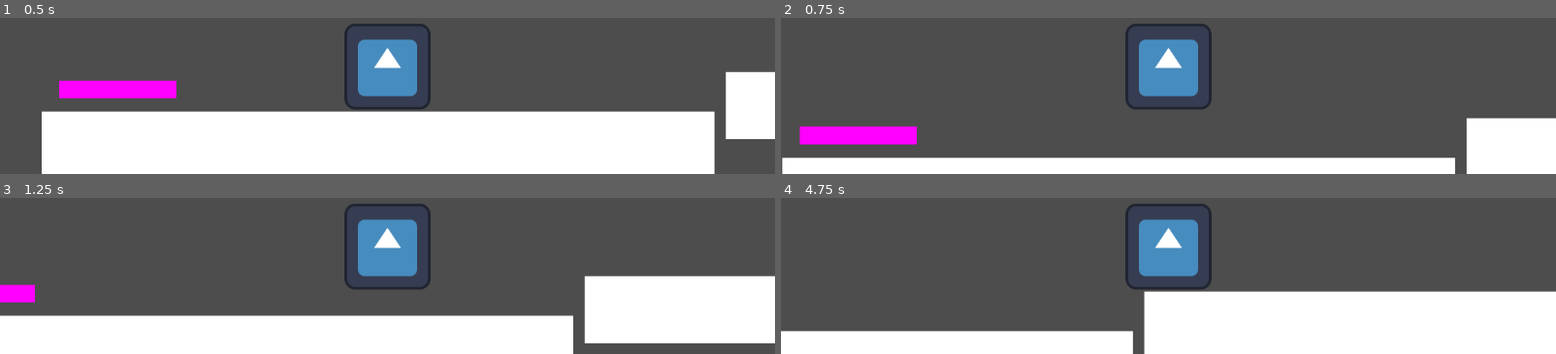
Above: before the commit, frames 1-4 (two rows, left to right).
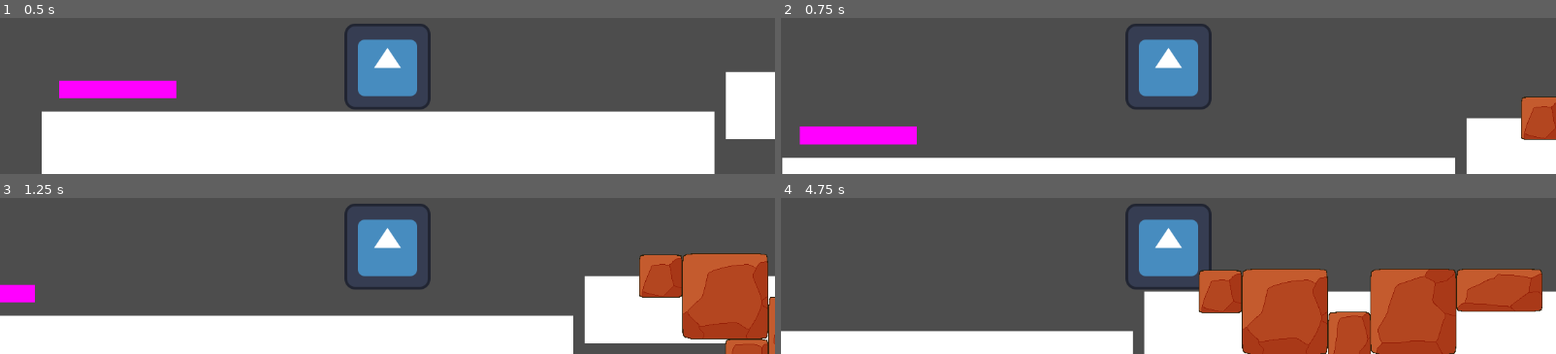
Above: after the commit, the same moments.

Repository: Lojikick/Sexy_Tumeric_Game
Game: Godot game, scene res://scenes/world.tscn
The game is run twice, just before and just after one commit, with the same random seed, the same clock (stepped at 60 frames per second) and the same inputs. The engine's default icon, where the game draws it, is replaced by a stand-in: a white triangle on a blue panel in a dark square.
Inputs:
- Up to frame 1 (0.5 s): no input
- Up to frame 2 (0.75 s): tap Enter (ui_accept) at 0.5 s; hold Right (ui_right) from 0.53 s (still down)
- Up to frame 3 (1.25 s): keep holding Right (ui_right); tap Enter (ui_accept) at 0.77 s
- Up to frame 4 (4.75 s): tap Enter (ui_accept) at 1.52, 3.02, 3.77, 4.52 s; release Right (ui_right) at 2.03 s; hold Left (ui_left) 2.03-2.78 s; hold Right (ui_right) 2.78-4.28 s; hold Left (ui_left) from 4.28 s (still down)

Frame 1 is identical in both runs. In frame 2, 1.3% of the frame differs, in the area x 95-100%, y 50-79%; in frame 3, 8.5%; in frame 4, 18%, in the area x 53-99%, y 45-100%.

Commit message:
added background art to art folders

Diff:
--- a/project.godot
+++ b/project.godot
@@ -22,3 +22,7 @@
 [global_group]
 
 Player=""
+
+[rendering]
+
+textures/canvas_textures/default_texture_filter=0
--- a/scenes/world.tscn
+++ b/scenes/world.tscn
@@ -1,7 +1,15 @@
-[gd_scene load_steps=5 format=3 uid="uid://cpo5ybmirjamn"]
+[gd_scene load_steps=13 format=3 uid="uid://cpo5ybmirjamn"]
 
 [ext_resource type="PackedScene" uid="uid://cwl1myn0sim68" path="res://scenes/player.tscn" id="1_rfbke"]
 [ext_resource type="PackedScene" uid="uid://bxlxtdw5xtnku" path="res://scenes/falling_platform.tscn" id="2_0p1x0"]
+[ext_resource type="Texture2D" path="res://Aproaching Palace Background.png" id="3_4a5s8"]
+[ext_resource type="Texture2D" path="res://1x1 Block 1.png" id="4_o3qwm"]
+[ext_resource type="Texture2D" uid="uid://dhrocllkudqsc" path="res://Stage One Terrain/Base Blocks/2x2 Base Block/2x2 Base Block 3.png" id="5_63026"]
+[ext_resource type="Texture2D" uid="uid://gx1b44xv8p2t" path="res://Stage One Terrain/Base Blocks/2x2 Base Block/2x2 Base Block 2.png" id="6_gjt3p"]
+[ext_resource type="Texture2D" uid="uid://bf61vdega80fa" path="res://Stage One Terrain/Base Blocks/1x2 Base Block/1x2 Base Block 2.png" id="7_e15ij"]
+[ext_resource type="Texture2D" uid="uid://d38p1tvnwhe2x" path="res://Stage One Terrain/Base Blocks/2x1 Base Block/2x1 Base Block 1.png" id="8_rd67y"]
+[ext_resource type="Texture2D" uid="uid://bqca6ahmpr1fx" path="res://Stage One Terrain/Base Blocks/1x1 Base Block/1x1 Block 2.png" id="9_vijlb"]
+[ext_resource type="Texture2D" uid="uid://i3741wo3bg5j" path="res://Stage One Terrain/Base Blocks/1x1 Base Block/1x1 Block 3.png" id="10_x1k5j"]
 
 [sub_resource type="QuadMesh" id="QuadMesh_1taul"]
 
@@ -36,3 +44,35 @@
 [node name="FallingPlatform" parent="." instance=ExtResource("2_0p1x0")]
 position = Vector2(187, 477)
 scale = Vector2(8.70179, 1.31365)
+
+[node name="AproachingPalaceBackground" type="Sprite2D" parent="."]
+position = Vector2(1302, 410)
+texture = ExtResource("3_4a5s8")
+
+[node name="1x1Block1" type="Sprite2D" parent="."]
+position = Vector2(1395, 449)
+texture = ExtResource("4_o3qwm")
+
+[node name="2x2BaseBlock3" type="Sprite2D" parent="."]
+position = Vector2(1300, 481)
+texture = ExtResource("5_63026")
+
+[node name="2x2BaseBlock2" type="Sprite2D" parent="."]
+position = Vector2(1491, 481)
+texture = ExtResource("6_gjt3p")
+
+[node name="1x2BaseBlock2" type="Sprite2D" parent="."]
+position = Vector2(1396, 545)
+texture = ExtResource("7_e15ij")
+
+[node name="2x1BaseBlock1" type="Sprite2D" parent="."]
+position = Vector2(1619, 449)
+texture = ExtResource("8_rd67y")
+
+[node name="1x1Block2" type="Sprite2D" parent="."]
+position = Vector2(1332, 577)
+texture = ExtResource("9_vijlb")
+
+[node name="1x1Block3" type="Sprite2D" parent="."]
+position = Vector2(1204, 451)
+texture = ExtResource("10_x1k5j")
Binary file added: Stage One Terrain/Background WIPS/Aproaching Palace Background.png
Not shown, added: Stage One Terrain/Background WIPS/Aproaching Palace Background.png.import
Not shown, added: Stage One Terrain/Background WIPS/Palace Idea Board.png.import
Binary file added: Stage One Terrain/Base Blocks/1x1 Base Block/1x1 Base Block 1.png
Not shown, added: Stage One Terrain/Base Blocks/1x1 Base Block/1x1 Base Block 1.png.import
Binary file added: Stage One Terrain/Base Blocks/1x1 Base Block/1x1 Block 2.png
Not shown, added: Stage One Terrain/Base Blocks/1x1 Base Block/1x1 Block 2.png.import
Binary file added: Stage One Terrain/Base Blocks/1x1 Base Block/1x1 Block 3.png
Not shown, added: Stage One Terrain/Base Blocks/1x1 Base Block/1x1 Block 3.png.import
Binary file added: Stage One Terrain/Base Blocks/1x2 Base Block/1x2 Base Block 1.png
Not shown, added: Stage One Terrain/Base Blocks/1x2 Base Block/1x2 Base Block 1.png.import
Binary file added: Stage One Terrain/Base Blocks/1x2 Base Block/1x2 Base Block 2.png
(and 25 more such lines)
